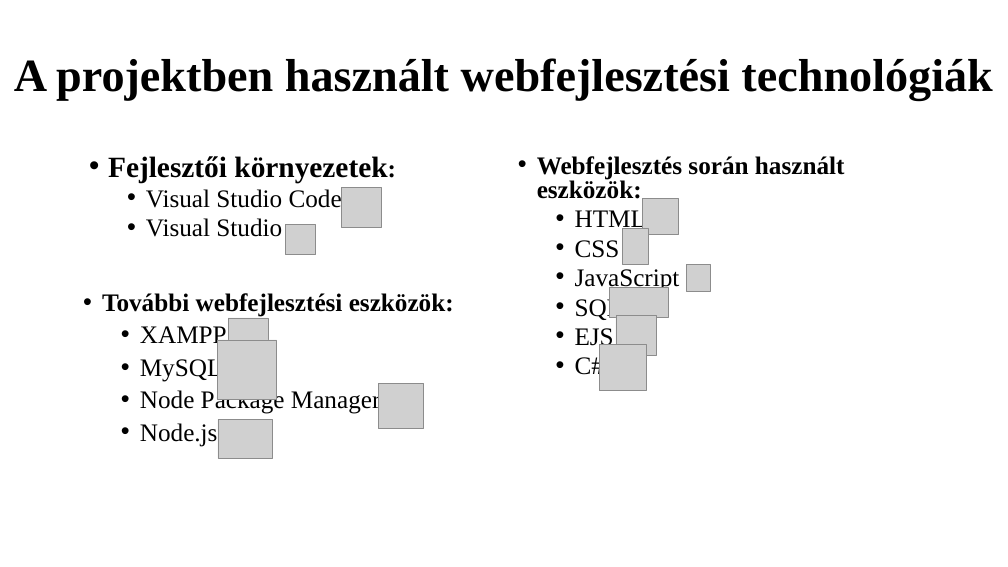
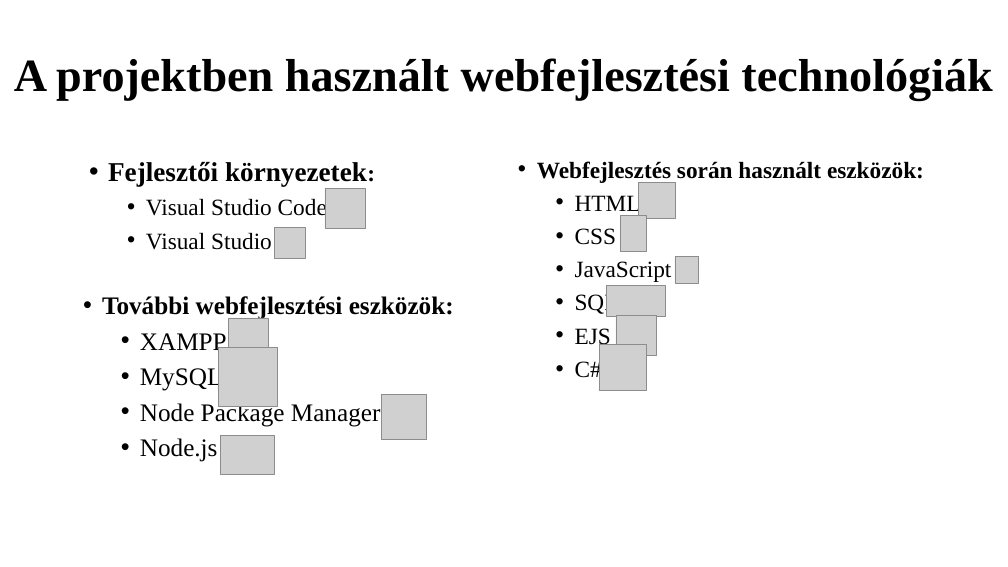
Before and after one commit to K0RN3L07/ParKing, a slide deck: slide 3 of Dokumentumok/ParKing-prezentacio.pptx. Drawn at 1008x567 pixels with LibreOffice and Linux fonts; fonts in the diff are those of the drawing; grey boxes stand for pictures. Boxes give left, top, right and bottom in pixels: in the first picture for what was removed or moved away, otherwise in the second. Text is boxed around its words. In the diff, an @@ line names an element or a change of style, - is before the commit and + after.

```diff
--- a/Dokumentumok/ParKing-prezentacio.pptx
+++ b/Dokumentumok/ParKing-prezentacio.pptx
@@ text "Fejlesztői környezetek:" at (108, 161, 367, 250): size 28 to 25.9 pt in "Fejlesztői környezetek:"; size 24 to 22.2 pt in "környezetek:", "Visual Studio Code", "Visual Studio"; line spacing 0.8 to 1 @@
@@ text "Webfejlesztés során használt eszközök:" at (537, 161, 924, 383): size 24 to 22.2 pt; line spacing 0.8 to 1 @@
@@ picture: place and size @@
-picture at (341, 187, 381, 227)
+picture at (325, 188, 365, 228)
@@ picture: place and size @@
-picture at (643, 199, 679, 235)
+picture at (639, 182, 675, 219)
@@ picture: place and size @@
-picture at (286, 225, 316, 255)
+picture at (274, 228, 305, 258)
@@ picture: place and size @@
-picture at (623, 228, 649, 265)
+picture at (621, 216, 647, 252)
@@ picture: place and size @@
-picture at (687, 265, 711, 292)
+picture at (675, 256, 699, 284)
@@ text "További webfejlesztési eszközök:" at (102, 296, 454, 462): line spacing 0.9 to 1 @@
@@ picture: place and size @@
-picture at (218, 340, 277, 399)
+picture at (219, 347, 278, 406)
@@ picture: place and size @@
-picture at (379, 383, 424, 429)
+picture at (382, 395, 427, 440)
@@ picture: place and size @@
-picture at (218, 420, 272, 458)
+picture at (221, 436, 275, 474)
```
Also in this commit, not shown: 1 other slide changed, 2 slides added, 2 other files.
